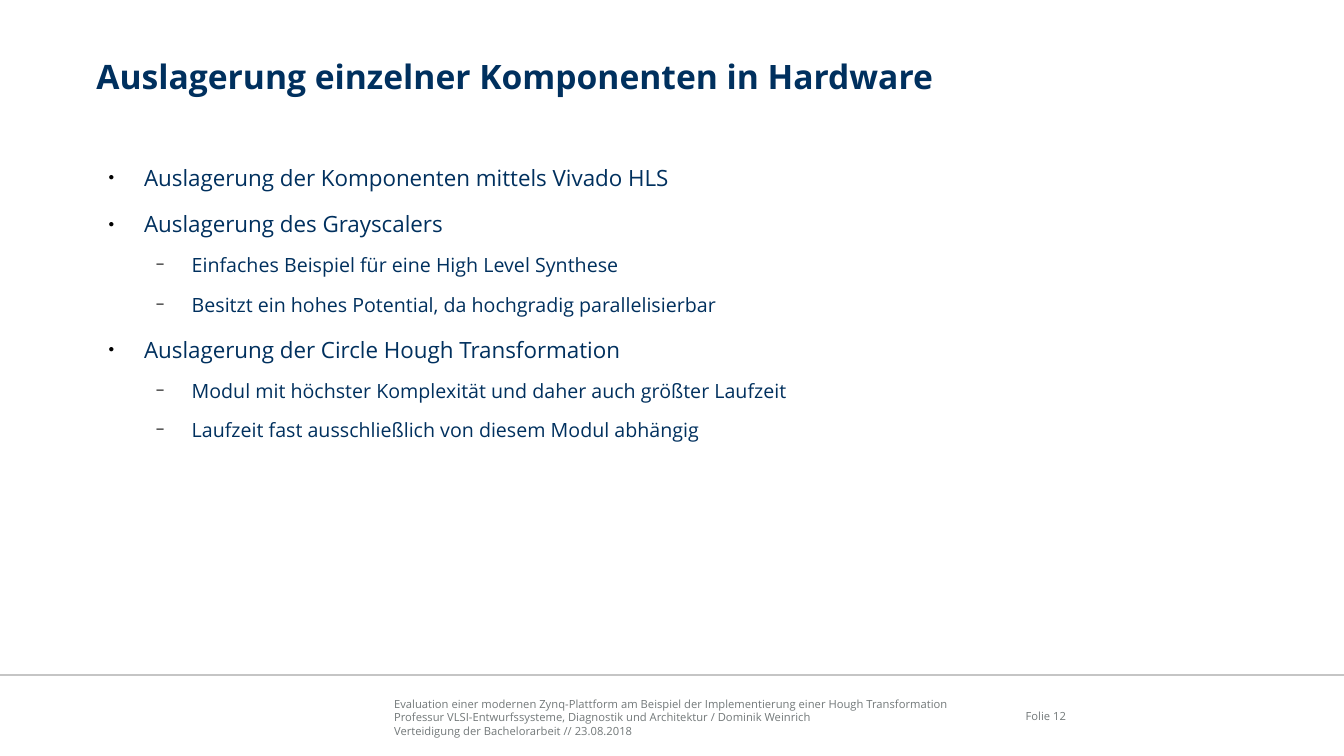
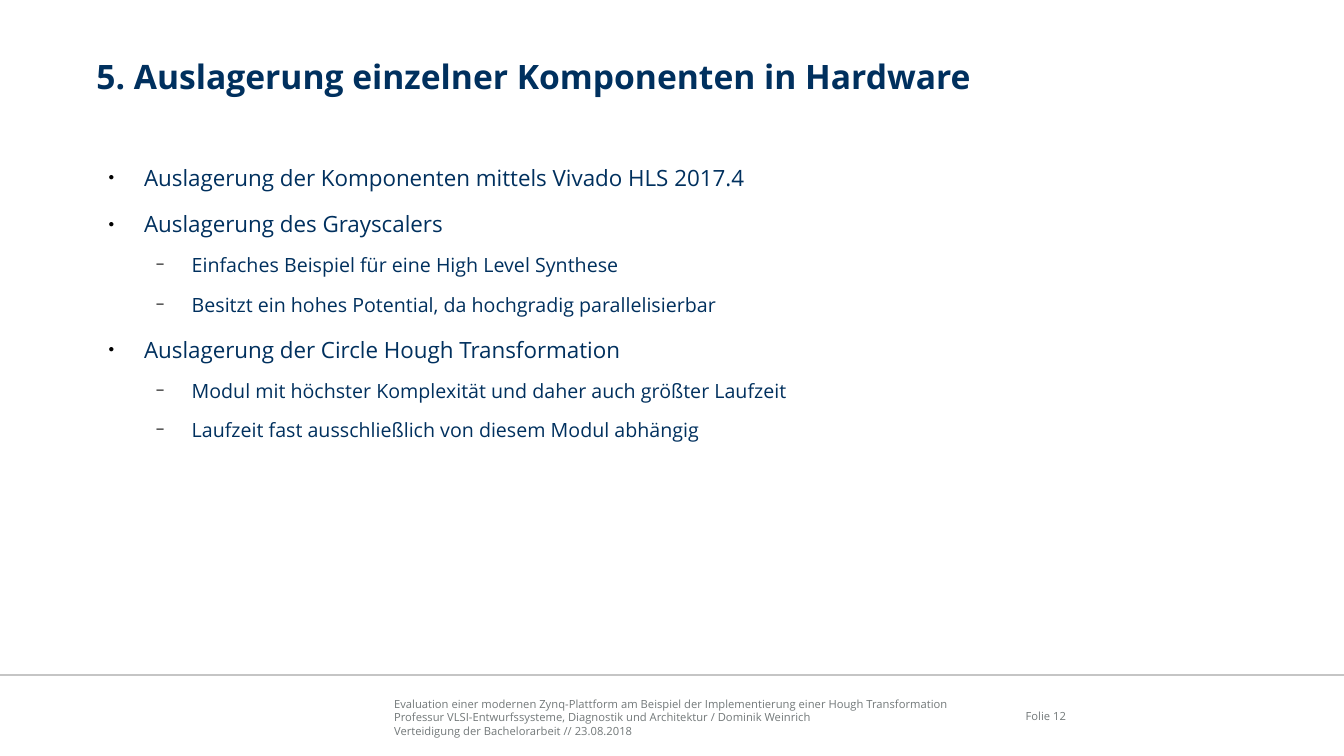
Before and after one commit to freeDom-/hough, a slide deck: slide 12 of Verteidigung/Verteidigung.odp. Drawn at 1344x756 pixels with LibreOffice and Linux fonts; fonts in the diff are those of the drawing; background and template pictures are left out. Boxes give left, top, right and bottom in pixels: in the first picture for what was removed or moved away, otherwise in the second. Text is boxed around its words. In the diff, an @@ line names an element or a change of style, - is before the commit and + after.

```diff
--- a/Verteidigung/Verteidigung.odp
+++ b/Verteidigung/Verteidigung.odp
@@ title at box(96, 63, 970, 97): text changed @@
-Auslagerung einzelner Komponenten in Hardware
+5. Auslagerung einzelner Komponenten in Hardware
@@ text at box(144, 169, 744, 191): text changed @@
-● Auslagerung der Komponenten mittels Vivado HLS
+● Auslagerung der Komponenten mittels Vivado HLS 2017.4
```
Also in this commit, not shown: 24 other slides changed, 2 slides removed, 4 other files.
